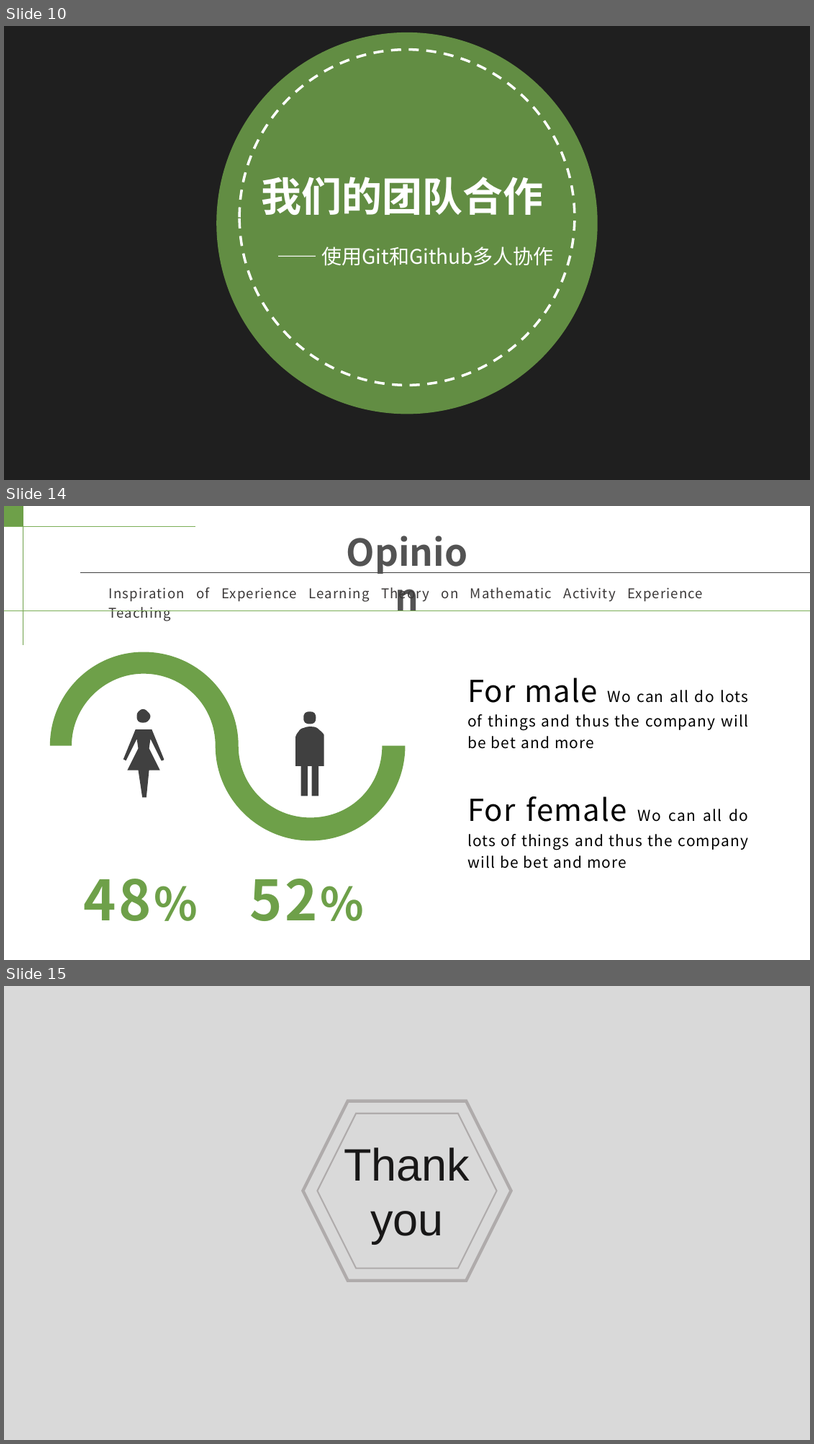
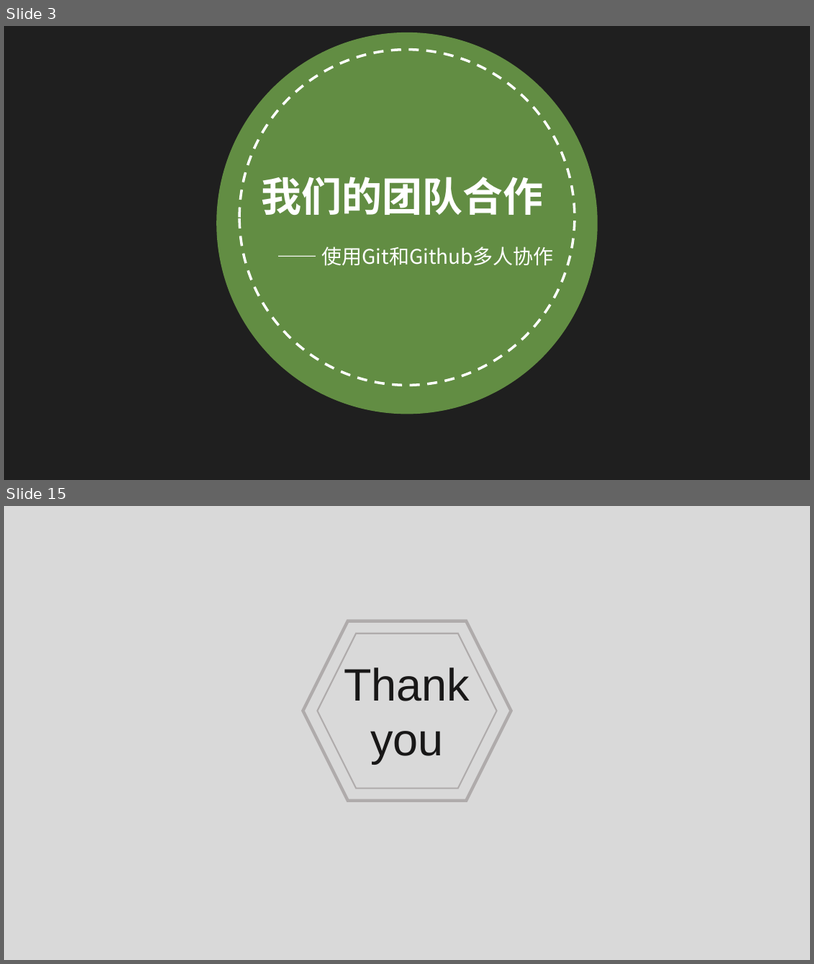
Before and after one commit to Erewhon-Lucy/BPLP_demo, a slide deck: 把你们的感想扔到这里/不向C语言低头小组.pptx. Shown one above the other, each under a label of ours: slides 10, 14 and 15 before the commit, slides 3 and 15 after it; the slides between them are not shown. The pictures are 814x1444 and 814x964 pixels, drawn with LibreOffice and Linux fonts; fonts in the diff are those of the drawing; background and template pictures are left out; a plain dark background stands for a picture behind light text. Boxes give left, top, right and bottom in pixels: in the first picture for what was removed or moved away, otherwise in the second. Text is boxed around its words. In the diff, an @@ line names an element or a change of style, - is before the commit and + after.

```diff
--- a/把你们的感想扔到这里/不向C语言低头小组.pptx
+++ b/把你们的感想扔到这里/不向C语言低头小组.pptx
@@ slide 14 removed at (4, 506, 810, 960), background #FFFFFF @@
@@ line removed from (4, 526) to (196, 526) @@
@@ rectangle removed at (4, 506, 23, 526) @@
@@ line removed from (23, 506) to (23, 645) @@
@@ text removed at (339, 527, 476, 577) @@
-Opinion
@@ line removed from (80, 572) to (810, 572) @@
@@ text removed at (109, 587, 703, 602) @@
-Inspiration of Experience Learning Theory on Mathematic Activity Experience Teaching
@@ line removed from (4, 610) to (810, 610) @@
@@ text removed at (468, 677, 748, 749) @@
-For male Wo can all do lots of things and thus the company will be bet and more
@@ text removed at (468, 796, 749, 868) @@
-For female Wo can all do lots of things and thus the company will be bet and more
@@ group removed at (50, 651, 406, 921): 3 freeform shapes, 2 texts @@
-52%
-48%
@@ what was slide 10 is now slide 3 @@
```
Also in this commit, not shown: 7 slides changed, 3 slides added, 2 other slides removed, 3 other files.
